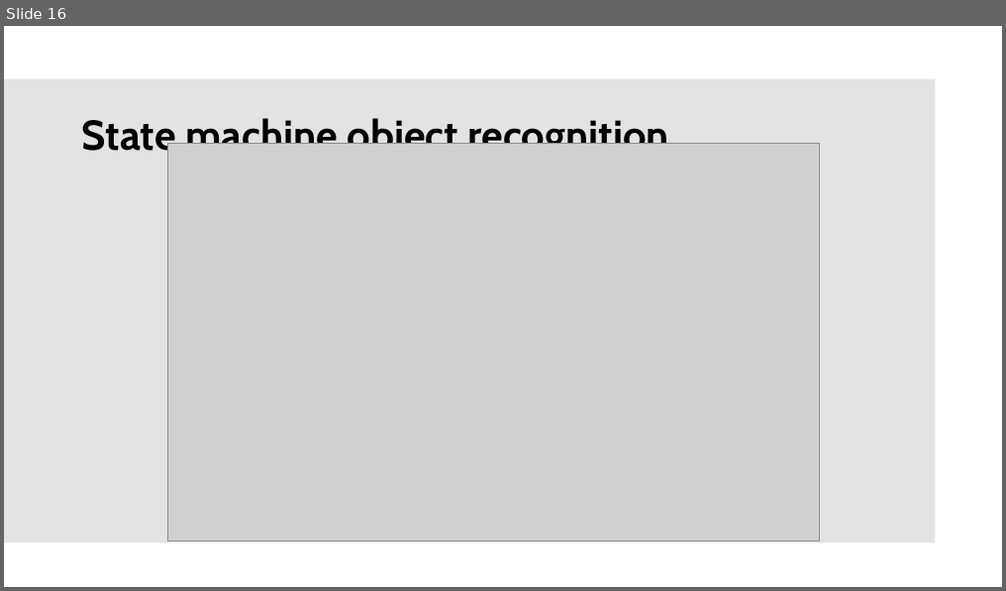
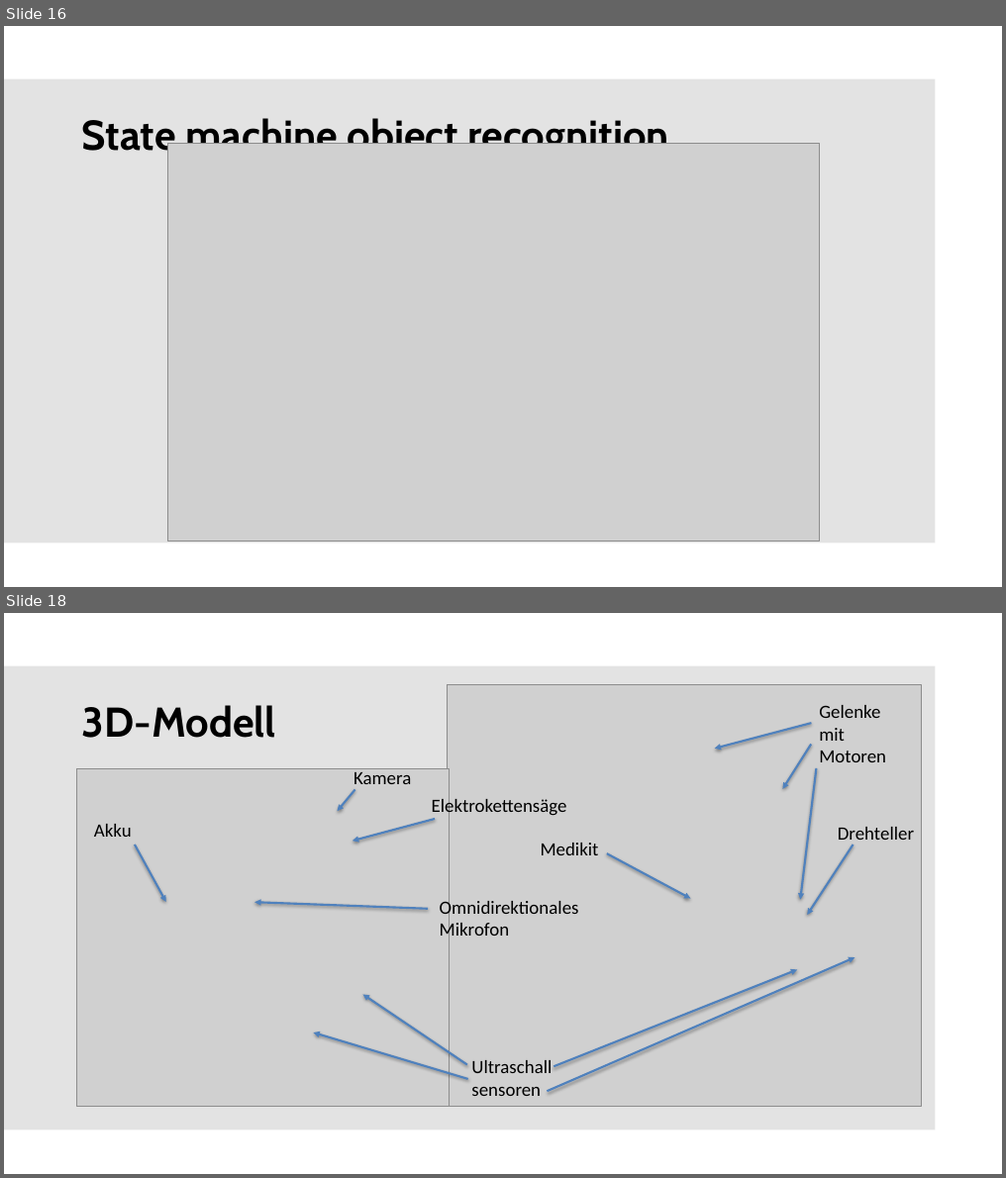
Before and after one commit to mjathe/Rescue-Bot-Gruppe1, a slide deck: Präsentation/Colloquium.pptx. Shown one above the other, each under a label of ours: slide 16 before the commit, slides 16 and 18 after it; the slides between them are not shown. The pictures are 1006x591 and 1006x1178 pixels, drawn with LibreOffice and Linux fonts; fonts in the diff are those of the drawing; grey boxes stand for pictures; background and template pictures are left out. Boxes give left, top, right and bottom in pixels: in the first picture for what was removed or moved away, otherwise in the second. Text is boxed around its words. In the diff, an @@ line names an element or a change of style, - is before the commit and + after.

```diff
--- a/Präsentation/Colloquium.pptx
+++ b/Präsentation/Colloquium.pptx
@@ slide 18 added at (4,613,1002,1174), background #FFFFFF; not listed: 1 template element that a slide beside it also shows @@
@@ picture added at (448,685,922,1106) @@
@@ title added at (82,705,276,738), 40 pt, text #000000, bold @@
+3D-Modell
@@ arrow added from (812, 723) to (715, 749), #4F81BD 2 pt @@
@@ text added at (819,705,886,762), 18 pt, text #000000 @@
+Gelenke mit Motoren
@@ arrow added from (811, 744) to (782, 789), #4F81BD 2 pt @@
@@ picture added at (76,768,449,1106) @@
@@ arrow added from (355, 789) to (338, 811), #4F81BD 2 pt @@
@@ text added at (353,772,411,790), 18 pt, text #000000 @@
+Kamera
@@ arrow added from (816, 768) to (801, 900), #4F81BD 2 pt @@
@@ arrow added from (435, 819) to (352, 841), #4F81BD 2 pt @@
@@ text added at (432,797,567,818), 18 pt, text #000000 @@
+Elektrokettensäge
@@ text added at (94,824,132,837), 18 pt, text #000000 @@
+Akku
@@ arrow added from (135, 845) to (166, 902), #4F81BD 2 pt @@
@@ text added at (541,843,599,856), 18 pt, text #000000 @@
+Medikit
@@ arrow added from (853, 845) to (807, 915), #4F81BD 2 pt @@
@@ text added at (838,827,914,846), 18 pt, text #000000 @@
+Drehteller
@@ arrow added from (607, 854) to (690, 899), #4F81BD 2 pt @@
@@ arrow added from (428, 909) to (254, 903), #4F81BD 2 pt @@
@@ text added at (440,898,579,942), 18 pt, text #000000 @@
+Omnidirektionales Mikrofon
@@ arrow added from (547, 1091) to (855, 958), #4F81BD 2 pt @@
@@ arrow added from (467, 1065) to (363, 995), #4F81BD 2 pt @@
@@ arrow added from (553, 1066) to (798, 970), #4F81BD 2 pt @@
@@ arrow added from (468, 1079) to (313, 1033), #4F81BD 2 pt @@
@@ text added at (464,1052,562,1105), 18 pt, text #000000 @@
+Ultraschallsensoren
```
Also in this commit, not shown: 5 slides changed, 9 other slides added, 4 slides removed.
